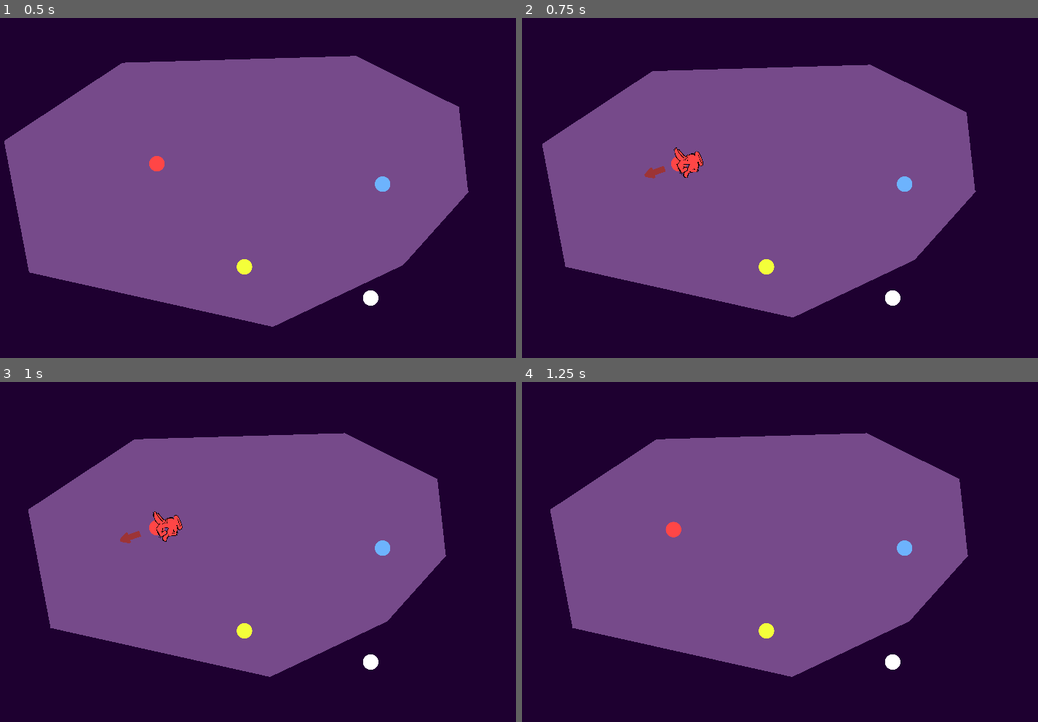
Above: before the commit, frames 1-4 (two rows, left to right).
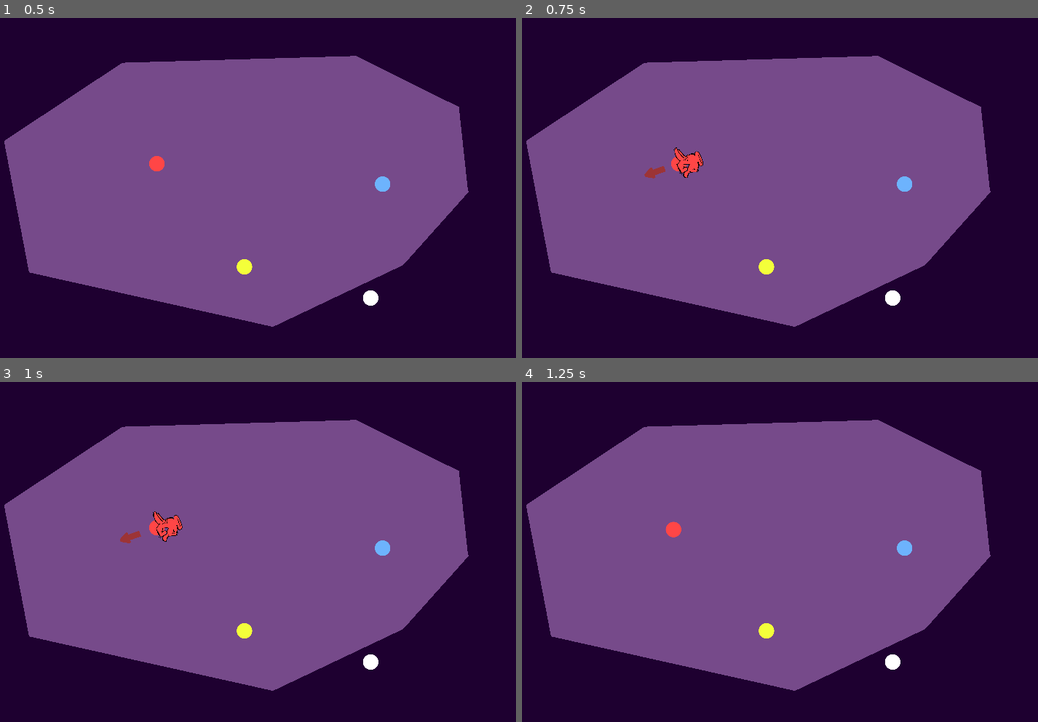
Above: after the commit, the same moments.

Repository: petey3/black-hole-fun
Game: Godot game, scene res://GodPoolGame/TestScenes/CollisionShapeTest.tscn
Two runs of this game, one before a commit and one after it. Both use one fixed random seed, a clock stepped at 60 frames per second and the inputs below. This scene is started directly instead of the project's main scene.
Inputs (mouse positions are in pixels of both pictures, inside the frame that each line leads up to):
- Up to frame 1 (0.5 s): no input
- Up to frame 2 (0.75 s): tap Enter (ui_accept) at 0.5 s; drag from (676, 164) to (826, 113) at 0.52 s
- Up to frame 3 (1 s): no input
- Up to frame 4 (1.25 s): no input

Frame 1 is identical in both runs. In frame 2, 7.1% of the frame differs, in the area x 0-91%, y 11-91%; in frame 3, 10%; in frame 4, 10%.

Commit message:
WIP - level controller, state management, ball kil

Diff:
--- a/PullBackComponent.gd
+++ b/GodPoolGame/Components/PullBackComponent.gd
@@ -14,14 +14,27 @@
 var is_pulling_back = false
 var is_draggable = false
 
+var is_enabled = true
+
+func _ready():
+	EventServices.dispatch().subscribe(LevelStateChangeEvent.ID, self, "_on_level_state_changed")
+
+
 func _process(delta):
+	if not is_enabled:
+		return
+
 	if is_pulling_back and Input.is_mouse_button_pressed(1):
 		var direction: Vector2 = get_parent().position - get_viewport().get_mouse_position()
 		direction = direction.limit_length(max_power_distance)
 		var ratio = direction.length() / max_power_distance
 		emit_signal("pulling_back", direction, ratio)
 
+
 func _input(event):
+	if not is_enabled:
+		return
+
 	if event is InputEventMouseButton:
 		if is_draggable and event.pressed and not is_pulling_back:
 			down_position = event.position
@@ -33,3 +46,14 @@
 			var force: Vector2 = down_position - up_position
 			force = force.limit_length(max_power_distance)
 			emit_signal("pull_back_released", force * force_multiplier)
+			var player_shot_event = PlayerShot.new()
+			EventServices.dispatch().broadcast(player_shot_event)
+			is_enabled = false
+
+
+func _on_level_state_changed(event: Event):
+	var level_event := event as LevelStateChangeEvent
+	if not level_event:
+		return
+
+	is_enabled = level_event.is_player_in_control
--- a/GodPoolGame/Components/PullBackComponent.tscn
+++ b/GodPoolGame/Components/PullBackComponent.tscn
@@ -1,6 +1,6 @@
 [gd_scene load_steps=2 format=2]
 
-[ext_resource path="res://PullBackComponent.gd" type="Script" id=1]
+[ext_resource path="res://GodPoolGame/Components/PullBackComponent.gd" type="Script" id=1]
 
 [node name="PullBackComponent" type="Node"]
 script = ExtResource( 1 )
--- /dev/null
+++ b/GodPoolGame/Game/LevelController/Events/EnterNextUniverseStateEvent.gd
@@ -0,0 +1,7 @@
+extends Event
+class_name EnterNextUniverseStateEvent
+
+const ID = "event.universe_enter_next_state"
+
+func _init().(ID):
+	pass
--- /dev/null
+++ b/GodPoolGame/Game/LevelController/Events/LevelStateChangeEvent.gd
@@ -0,0 +1,9 @@
+extends Event
+class_name LevelStateChangeEvent
+
+const ID = "events.level_state_change"
+
+var is_player_in_control: bool
+
+func _init(player_control: bool).(ID):
+	self.is_player_in_control = player_control
--- /dev/null
+++ b/GodPoolGame/Game/LevelController/LevelController.gd
@@ -0,0 +1,17 @@
+extends Node
+class_name LevelController
+# Control / manage da level and whats going on in there
+
+# States
+# Set up board
+# Introduction
+# Turn Sequence
+# -- Player Turn
+# -- Chaos Turn
+# -- (Repeats)
+# End Level
+# Exit Level
+
+onready var state_machine = $StateMachine
+
+var shots_taken
--- /dev/null
+++ b/GodPoolGame/Game/LevelController/LevelController.tscn
@@ -0,0 +1,24 @@
+[gd_scene load_steps=6 format=2]
+
+[ext_resource path="res://GodPoolGame/States/StateMachine.gd" type="Script" id=1]
+[ext_resource path="res://GodPoolGame/Game/LevelController/States/PlayerTurnState.gd" type="Script" id=2]
+[ext_resource path="res://GodPoolGame/Game/LevelController/States/SetupLevel.gd" type="Script" id=3]
+[ext_resource path="res://GodPoolGame/Game/LevelController/States/ChaosTurnState.gd" type="Script" id=4]
+[ext_resource path="res://GodPoolGame/Game/LevelController/LevelController.gd" type="Script" id=5]
+
+[node name="LevelController" type="Node"]
+script = ExtResource( 5 )
+
+[node name="StateMachine" type="Node" parent="."]
+script = ExtResource( 1 )
+initial_state = NodePath("SetupLevelState")
+enter_initial_state_on_ready = true
+
+[node name="SetupLevelState" type="Node" parent="StateMachine"]
+script = ExtResource( 3 )
+
+[node name="PlayerTurnState" type="Node" parent="StateMachine"]
+script = ExtResource( 2 )
+
+[node name="ChaosTurnState" type="Node" parent="StateMachine"]
+script = ExtResource( 4 )
--- /dev/null
+++ b/GodPoolGame/Game/LevelController/States/ChaosTurnState.gd
@@ -0,0 +1,14 @@
+extends State
+class_name ChaosTurnState
+
+func enter(properties := {}) -> void:
+	print("Entered CHAOS TURN STATE")
+	var level_state_event = LevelStateChangeEvent.new(false)
+	EventServices.dispatch().broadcast(level_state_event)
+
+	var universe_state_event = EnterNextUniverseStateEvent.new()
+	EventServices.dispatch().broadcast(universe_state_event)
+
+	var inline_timer = InlineTimer.wait(self, 3)
+	yield(inline_timer.timer, inline_timer.timeout)
+	state_machine.transition_to("PlayerTurnState")
--- /dev/null
+++ b/GodPoolGame/Game/LevelController/States/PlayerTurnState.gd
@@ -0,0 +1,36 @@
+extends State
+class_name PlayerTurnState
+
+var has_player_shot = false
+
+func _ready():
+	EventServices.dispatch().subscribe(PlayerShot.ID, self, "_on_player_shot")
+
+func enter(properties := {}) -> void:
+	print("Entered PLAYER TURN STATE")
+	print("TODO: Update New Universe Line")
+	var level_state_event = LevelStateChangeEvent.new(true)
+	EventServices.dispatch().broadcast(level_state_event)
+
+
+func physics_update(delta):
+	if not has_player_shot:
+		return
+
+	var balls = get_tree().get_nodes_in_group('Balls')
+	for ball in balls:
+		var rigid_ball := ball as RigidBody2D
+		if not rigid_ball:
+			continue
+
+		if rigid_ball.linear_velocity.length() > 0:
+			return
+
+	has_player_shot = false
+	state_machine.transition_to("ChaosTurnState")
+
+
+func _on_player_shot(event: Event):
+	var inline_timer = InlineTimer.wait(self, 1)
+	yield(inline_timer.timer, inline_timer.timeout)
+	has_player_shot = true
--- /dev/null
+++ b/GodPoolGame/Game/LevelController/States/SetupLevel.gd
@@ -0,0 +1,8 @@
+extends State
+class_name SetupLevelState
+
+func enter(properties := {}) -> void:
+	print("Entered SETUP LEVEL STATE")
+	var level_state_event = LevelStateChangeEvent.new(false)
+	EventServices.dispatch().broadcast(level_state_event)
+	state_machine.transition_to("PlayerTurnState", properties)
--- /dev/null
+++ b/GodPoolGame/Game/Player/Events/PlayerShot.gd
@@ -0,0 +1,8 @@
+extends Event
+class_name PlayerShot
+# Fired when the player shoots the ball
+
+const ID = "event.player_shot"
+
+func _init().(ID):
+	pass
--- /dev/null
+++ b/GodPoolGame/States/State.gd
@@ -0,0 +1,35 @@
+# Virtual base class for all states.
+class_name State
+extends Node
+
+# Reference to the state machine, to call its `transition_to()` method directly.
+# That's one unorthodox detail of our state implementation, as it adds a dependency between the
+# state and the state machine objects, but we found it to be most efficient for our needs.
+# The state machine node will set it.
+var state_machine = null
+
+# Virtual function. Called by the state machine upon changing the active state. The `msg` parameter
+# is a dictionary with arbitrary data the state can use to initialize itself.
+func enter(_properties := {}) -> void:
+	pass
+
+
+# Virtual function. Receives events from the `_unhandled_input()` callback.
+func handle_input(_event: InputEvent) -> void:
+	pass
+
+
+# Virtual function. Corresponds to the `_process()` callback.
+func update(_delta: float) -> void:
+	pass
+
+
+# Virtual function. Corresponds to the `_physics_process()` callback.
+func physics_update(_delta: float) -> void:
+	pass
+
+
+# Virtual function. Called by the state machine before changing the active state. Use this function
+# to clean up the state.
+func exit() -> void:
+	pass
--- /dev/null
+++ b/GodPoolGame/States/StateMachine.gd
@@ -0,0 +1,73 @@
+# Generic state machine. Initializes states and delegates engine callbacks
+# (_physics_process, _unhandled_input) to the active state.
+class_name StateMachine
+extends Node
+
+# Emitted when transitioning to a new state.
+signal transitioned(state_name)
+
+export (Dictionary) var state_properties
+
+# Path to the initial active state. We export it to be able to pick the initial state in the inspector.
+export var initial_state := NodePath()
+
+export (bool) var enter_initial_state_on_ready = false
+
+# The current active state. At the start of the game, we get the `initial_state`.
+onready var state: State = get_node(initial_state)
+
+func _ready() -> void:
+	yield(owner, "ready")
+	# The state machine assigns itself to the State objects' state_machine property.
+	for child in get_children():
+		child.state_machine = self
+
+	if enter_initial_state_on_ready:
+		enter_initial_state()
+
+
+func enter_initial_state():
+	transition_to(state.name)
+
+
+# The state machine subscribes to node callbacks and delegates them to the state objects.
+func _unhandled_input(event: InputEvent) -> void:
+	state.handle_input(event)
+
+
+func _process(delta: float) -> void:
+	state.update(delta)
+	# TODO: Maybe also alway pass in state properties
+	# or subclass state to take a special data object
+	# so transitions can be made on things like
+	# velocity, scale, "abstract input" or whatever
+
+
+func _physics_process(delta: float) -> void:
+	state.physics_update(delta)
+
+
+# This function calls the current state's exit() function, then changes the active state,
+# and calls its enter function.
+# It optionally takes a `properties` dictionary to pass to the next state's enter() function.
+func transition_to(target_state_name: String, properties: Dictionary = {}) -> void:
+	# Safety check, you could use an assert() here to report an error if the state name is incorrect.
+	# We don't use an assert here to help with code reuse. If you reuse a state in different state machines
+	# but you don't want them all, they won't be able to transition to states that aren't in the scene tree.
+	if not has_node(target_state_name):
+		return
+
+	state = get_node(target_state_name)
+
+	for key in state_properties:
+		if not properties.has(key):
+			var value = state_properties[key]
+
+			if value is NodePath:
+				value = get_node(value)
+
+			properties[key] = value
+
+	state.state_machine = self
+	state.enter(properties)
+	emit_signal("transitioned", state.name)
--- a/GodPoolGame/TestScenes/BallTest.tscn
+++ b/GodPoolGame/TestScenes/BallTest.tscn
@@ -16,6 +16,7 @@
 [node name="PlayerBall" parent="." groups=["Balls"] instance=ExtResource( 1 )]
 modulate = Color( 1, 0.277344, 0.277344, 1 )
 position = Vector2( 358, 257 )
+is_safe_from_void = true
 
 [node name="TestBall2" parent="." groups=["Balls"] instance=ExtResource( 1 )]
 modulate = Color( 0.431373, 0.705882, 0.996078, 1 )
--- a/GodPoolGame/TestScenes/CollisionShapeTest.tscn
+++ b/GodPoolGame/TestScenes/CollisionShapeTest.tscn
@@ -1,10 +1,13 @@
-[gd_scene load_steps=3 format=2]
+[gd_scene load_steps=4 format=2]
 
 [ext_resource path="res://GodPoolGame/TestScenes/BallTest.tscn" type="PackedScene" id=1]
 [ext_resource path="res://GodPoolGame/TestScenes/UniverseBoundaries.tscn" type="PackedScene" id=2]
+[ext_resource path="res://GodPoolGame/Game/LevelController/LevelController.tscn" type="PackedScene" id=3]
 
 [node name="CollisionShapeTest" type="Node2D"]
 
 [node name="UniverseBoundaries" parent="." instance=ExtResource( 2 )]
 
 [node name="BallTest" parent="." instance=ExtResource( 1 )]
+
+[node name="LevelController" parent="." instance=ExtResource( 3 )]
--- a/GodPoolGame/TestScenes/UniverseBoundaries.gd
+++ b/GodPoolGame/TestScenes/UniverseBoundaries.gd
@@ -22,16 +22,12 @@
 var universe_center = Vector2.ZERO
 
 func _ready():
+	EventServices.dispatch().subscribe(EnterNextUniverseStateEvent.ID, self, "_on_universe_change_event")
+
 	universe_center = get_viewport_rect().size / 2
 	camera.position = universe_center
 	camera.current = true
 	_print()
-
-
-func _process(delta):
-#	print(str(Engine.get_frames_per_second()))
-	if Input.is_action_just_pressed("ui_accept"):
-		_set_boundary_scale(universe_root.scale.x - 0.1)
 
 
 func _print():
@@ -84,3 +80,7 @@
 
 	var tween = create_tween()
 	tween.tween_property(camera, "zoom", new_scale_vector, 1)
+
+
+func _on_universe_change_event(event: Event):
+	_set_boundary_scale(universe_root.scale.x - 0.1)
--- a/GodPoolGame/TestSubjects/PullBackComponent.gd
+++ /dev/null
@@ -1 +0,0 @@
-extends Node
--- a/GodPoolGame/TestSubjects/TestBall.gd
+++ b/GodPoolGame/TestSubjects/TestBall.gd
@@ -1,19 +1,37 @@
 extends RigidBody2D
 
+export (float) var linear_velocity_lower_limit = 15
+export (bool) var is_safe_from_void = false
+
+onready var pull_back_component = $PullBackComponent
+onready var pointer_sprite = $Pointer
+onready var pull_back_trail_container = $PullBackTrail
 
 var velocity = Vector2.ZERO
 var direction = Vector2.ZERO
 var stored_force = Vector2.ZERO
-onready var pull_back_component = $PullBackComponent
-onready var pointer_sprite = $Pointer
-onready var pull_back_trail_container = $PullBackTrail
+var should_destroy_on_contact = false
 
 func _ready():
+	EventServices.dispatch().subscribe(LevelStateChangeEvent.ID, self, "_on_level_state_changed")
+	self.connect("body_entered", self, "_on_body_entered")
 	pointer_sprite.visible = false
 	pull_back_trail_container.visible = false
 
+
 func _process(delta):
 	rotation = 0
+
+
+func _physics_process(delta):
+	if linear_velocity.length() < linear_velocity_lower_limit:
+		linear_velocity = Vector2.ZERO
+
+
+func _on_body_entered(body: Node):
+	if should_destroy_on_contact and not is_safe_from_void:
+		queue_free()
+
 
 func _on_PullBackComponent_pull_back_released(force):
 	stored_force = force
@@ -59,3 +77,11 @@
 	stored_force = Vector2.ZERO
 	pull_back_trail_container.visible = false
 	pull_back_trail_container.rotation = 0
+
+
+func _on_level_state_changed(event: Event):
+	var level_change_event := event as LevelStateChangeEvent
+	if not level_change_event:
+		return
+
+	should_destroy_on_contact = not level_change_event.is_player_in_control
--- a/GodPoolGame/TestSubjects/TestBall.tscn
+++ b/GodPoolGame/TestSubjects/TestBall.tscn
@@ -22,6 +22,8 @@
 physics_material_override = SubResource( 2 )
 gravity_scale = 0.0
 continuous_cd = 2
+contacts_reported = 10
+contact_monitor = true
 script = ExtResource( 2 )
 
 [node name="Sprite" type="Sprite" parent="."]
@@ -44,7 +46,6 @@
 script = ExtResource( 7 )
 
 [node name="HandSprite" type="Sprite" parent="PullBackTrail"]
-position = Vector2( 9, 41 )
 rotation = 1.5708
 scale = Vector2( 0.2, 0.2 )
 texture = ExtResource( 6 )
--- a/project.godot
+++ b/project.godot
@@ -24,6 +24,11 @@
 "language": "GDScript",
 "path": "res://JamKit/Sequencers/Bool/BoolSequencer.gd"
 }, {
+"base": "State",
+"class": "ChaosTurnState",
+"language": "GDScript",
+"path": "res://GodPoolGame/Game/LevelController/States/ChaosTurnState.gd"
+}, {
 "base": "TweenFeedback2D",
 "class": "ColorFeedback2D",
 "language": "GDScript",
@@ -54,6 +59,11 @@
 "language": "GDScript",
 "path": "res://JamKit/Components/Movement/Direction/DirectionCalculator2D.gd"
 }, {
+"base": "Event",
+"class": "EnterNextUniverseStateEvent",
+"language": "GDScript",
+"path": "res://GodPoolGame/Game/LevelController/Events/EnterNextUniverseStateEvent.gd"
+}, {
 "base": "Object",
 "class": "Event",
 "language": "GDScript",
@@ -95,6 +105,16 @@
 "path": "res://JamKit/Sequencers/Int/IntSequencer.gd"
 }, {
 "base": "Node",
+"class": "LevelController",
+"language": "GDScript",
+"path": "res://GodPoolGame/Game/LevelController/LevelController.gd"
+}, {
+"base": "Event",
+"class": "LevelStateChangeEvent",
+"language": "GDScript",
+"path": "res://GodPoolGame/Game/LevelController/Events/LevelStateChangeEvent.gd"
+}, {
+"base": "Node",
 "class": "MovementComponent2D",
 "language": "GDScript",
 "path": "res://JamKit/Components/Movement/MovementComponent2D.gd"
@@ -104,10 +124,20 @@
 "language": "GDScript",
 "path": "res://JamKit/Utilities/Normalizer.gd"
 }, {
+"base": "Event",
+"class": "PlayerShot",
+"language": "GDScript",
+"path": "res://GodPoolGame/Game/Player/Events/PlayerShot.gd"
+}, {
+"base": "State",
+"class": "PlayerTurnState",
+"language": "GDScript",
+"path": "res://GodPoolGame/Game/LevelController/States/PlayerTurnState.gd"
+}, {
 "base": "Node",
 "class": "PullBackComponent",
 "language": "GDScript",
-"path": "res://PullBackComponent.gd"
+"path": "res://GodPoolGame/Components/PullBackComponent.gd"
 }, {
 "base": "Sprite",
 "class": "PurpleSprite",
@@ -144,6 +174,11 @@
 "language": "GDScript",
 "path": "res://JamKit/Feedback/Transform/ScaleFeedback2D.gd"
 }, {
+"base": "State",
+"class": "SetupLevelState",
+"language": "GDScript",
+"path": "res://GodPoolGame/Game/LevelController/States/SetupLevel.gd"
+}, {
 "base": "Sprite",
 "class": "SpawnableDummy",
 "language": "GDScript",
@@ -173,6 +208,16 @@
 "class": "Spinner",
 "language": "GDScript",
 "path": "res://JamKit/Transformers/Rotation/Spinner.gd"
+}, {
+"base": "Node",
+"class": "State",
+"language": "GDScript",
+"path": "res://GodPoolGame/States/State.gd"
+}, {
+"base": "Node",
+"class": "StateMachine",
+"language": "GDScript",
+"path": "res://GodPoolGame/States/StateMachine.gd"
 }, {
 "base": "BoolSequencer",
 "class": "ToggleSequencer",
@@ -228,12 +273,14 @@
 "BaseFeedback": "",
 "BaseTweenTransformFeedback2D": "",
 "BoolSequencer": "",
+"ChaosTurnState": "",
 "ColorFeedback2D": "",
 "Context": "",
 "ContextPresentationService": "",
 "CounterSequencer": "",
 "DictionaryEvent": "",
 "DirectionCalculator2D": "",
+"EnterNextUniverseStateEvent": "",
 "Event": "",
 "EventDispatchService": "",
 "EventSubscription": "",
@@ -242,8 +289,12 @@
 "GreenEvent": "",
 "InlineTimer": "",
 "IntSequencer": "",
+"LevelController": "",
+"LevelStateChangeEvent": "",
 "MovementComponent2D": "",
 "Normalizer": "",
+"PlayerShot": "",
+"PlayerTurnState": "",
 "PullBackComponent": "",
 "PurpleSprite": "",
 "QueueFreeFeedback": "",
@@ -252,12 +303,15 @@
 "RedSprite": "",
 "RotateFeedback2D": "",
 "ScaleFeedback2D": "",
+"SetupLevelState": "",
 "SpawnableDummy": "",
 "Spawner2D": "",
 "SpawnerDummy": "",
 "SpeedCalculator": "",
 "SpinStopCalculator": "",
 "Spinner": "",
+"State": "",
+"StateMachine": "",
 "ToggleSequencer": "",
 "TransformFeedback2D": "",
 "TweenFeedback": "",
